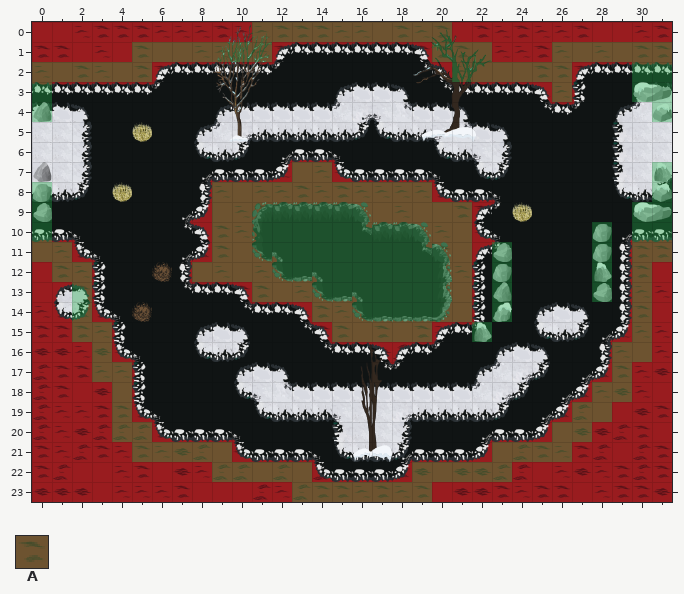
Level history. Tiled map: levels_tmx/tmx/new_3.tmx. Above is the file before it was changed.
Cells are 32x32 px. Shown: x 0..31, y 0..23.
Key: from "coll": A 0.
_ is an empty cell.
Layers that did not change in this view are not listed.
Layer "Collision" before, first column x 0:
 0 ___________AAAAAAAAAA___________
 1 _____AAAAAAA________AAA___AAAAAA
 2 AAAAAA_______________AAAAAA___AA
 3 A_________________________A___AA
 4 A______________________________A
 5 ________________________________
 6 ________________________________
 7 _____________AA________________A
 8 A________AAAAAAAAAAA___________A
 9 A________AAAAAAAAAAAAA________AA
10 A________AAAAAAAAAAAAA______A_AA
11 AA_______AAAAAAAAAAAAA_A____A_AA
12 _AA_____AAAAAAAAAAAAAA_A____A_A_
13 __A________AAAAAAAAAAA_A____A_A_
14 __A___________AAAAAAAA_A______A_
15 __AA___________AAAAA__A_______A_
16 ___A_________________________AA_
17 ___AA________________________A__
18 ____A_______________________AA__
19 ____A______________________AA___
20 ____AA____________________AA____
21 _____AAAAA_____________AAAA_____
22 _________AAAAA_____AAAAA________
23 _____________AAAAAAA____________
And afterwards:
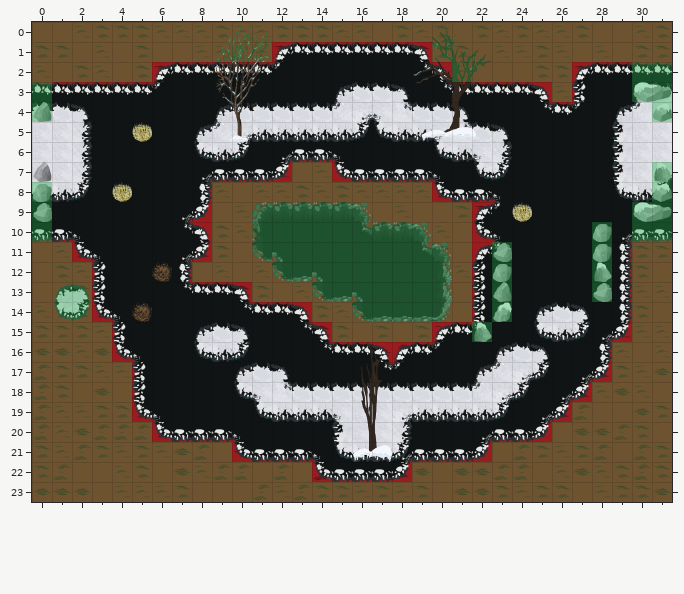
See-through tiles are keyed as they look on the map.
Diff:
Changed rows in their new state; . is an unchanged cell.
Layer "Collision":
first column x 0:
 0 AAAAAAAAAAA..........AAAAAAAAAAA
 1 AAAAA..................AAA......
first column x 0:
12 A..............................A
13 AA.............................A
14 AA.............................A
15 AA.............................A
16 AAA............................A
17 AAA...........................AA
18 AAAA..........................AA
19 AAAA.........................AAA
20 AAAA........................AAAA
21 AAAAA......................AAAAA
22 AAAAAAAAA...............AAAAAAAA
23 AAAAAAAAAAAAA.......AAAAAAAAAAAA
Pixel boxes of the changes (left, top, right, bottom) in both pictures:
added: (32, 22, 252, 62)
added: (452, 22, 672, 62)
added: (32, 262, 292, 502)
added: (432, 262, 672, 502)
